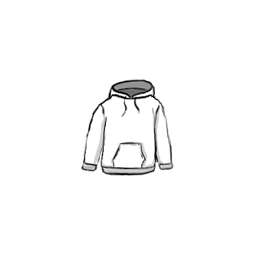
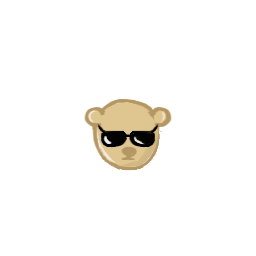
Revision of a layered (256, 256) image; what changed, layer by layer:
hid "shirt" over <box>81,79,174,177</box>
showed "sun_glasses", painted on it over <box>82,98,172,171</box>
